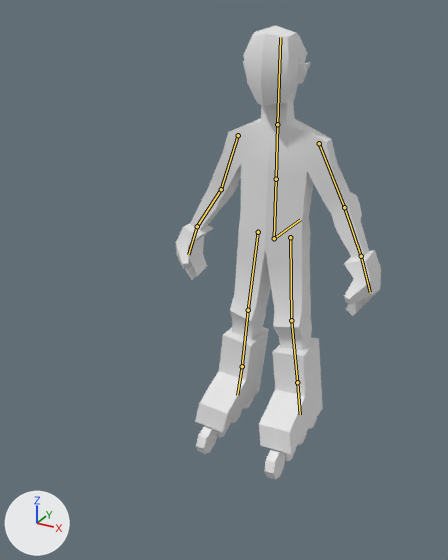
The Blender file models/characters/roller_crash_animations.blend as it was, and as the next commit left it.
Before and after are seen from a 50 mm camera at (0.854, -1.925, 1.578) aimed at (-0.111, -0.169, 0.7). The lights are fixed; the arrows at lower left show +X, +Y and +Z. The bones that bend it are drawn over the model as lines.
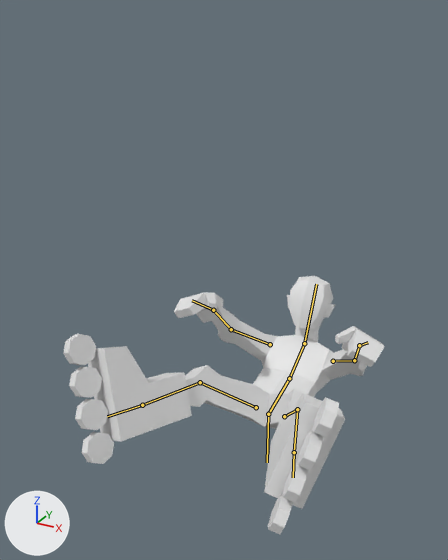
The newer file adds an action. The first version stands in its rest pose; the second is drawn at frame 0 of the action 'crash_fall_back'.

Where the change shows, as pixel boxes [x1, y1, x2, y2] in the pictures (448 x 560 px):
'Cube', posed (57% wider, 43% shorter): before [176, 25, 381, 480]; after [63, 276, 385, 534]
bone 'root', root to tip: before (274, 238) to (300, 219); after (268, 414) to (267, 462)
bone 'spine1', root to tip: before (274, 238) to (276, 179); after (268, 414) to (289, 378)
bone 'spine2', root to tip: before (276, 179) to (277, 124); after (289, 378) to (304, 343)
bone 'head', root to tip: before (277, 124) to (280, 37); after (304, 343) to (316, 284)
bone 'shoulder_l', root to tip: before (319, 143) to (344, 207); after (333, 361) to (354, 360)
bone 'shoulder_r', root to tip: before (238, 135) to (221, 189); after (270, 344) to (231, 329)
bone 'hip_l', root to tip: before (290, 237) to (291, 320); after (284, 416) to (297, 409)
bone 'knee_l', root to tip: before (291, 320) to (297, 382); after (297, 409) to (294, 452)
bone 'hip_r', root to tip: before (258, 232) to (248, 310); after (256, 407) to (200, 382)
bone 'knee_r', root to tip: before (248, 310) to (242, 366); after (200, 382) to (142, 405)

What the commit changed:
Bone 'root' (bone_root) moves from (0.0, 0.0, 0.0) to (0.0, 0.007, -0.761).
Bone 'root' (bone_root) turns from (0, 0, 0) to (-89, 0, 0) degrees about its own x, y and z.
Bone 'spine1' (bone_spine1) turns from (0, 0, 0) to (13, 0, 0) degrees about its own x, y and z.
Bone 'spine2' (bone_spine2) turns from (0, 0, 0) to (19, 0, 0) degrees about its own x, y and z.
Bone 'head' (bone_head) turns from (0, 0, 0) to (35, 0, 0) degrees about its own x, y and z.
Bone 'shoulder_l' (bone_shoulder_l) turns from (0, 0, 0) to (58, 2, 55) degrees about its own x, y and z.
Bone 'shoulder_r' (bone_shoulder_r) turns from (0, 0, 0) to (55, -1, -56) degrees about its own x, y and z.
Bone 'hip_l' (bone_hip_l) turns from (0, 0, 0) to (22, -8, -45) degrees about its own x, y and z.
Bone 'knee_l' (bone_knee_l) turns from (0, 0, 0) to (1, 3, 31) degrees about its own x, y and z.
Bone 'hip_r' (bone_hip_r) turns from (0, 0, 0) to (-24, 12, -46) degrees about its own x, y and z.
Bone 'knee_r' (bone_knee_r) turns from (0, 0, 0) to (-1, -3, 31) degrees about its own x, y and z.
